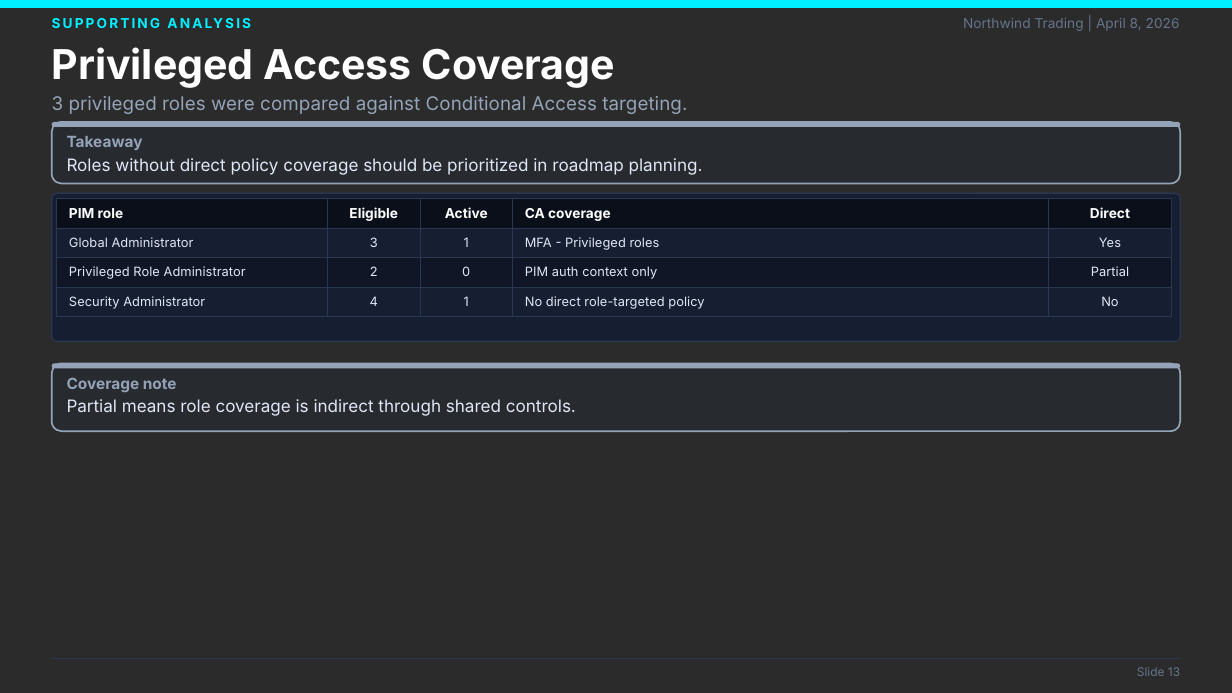
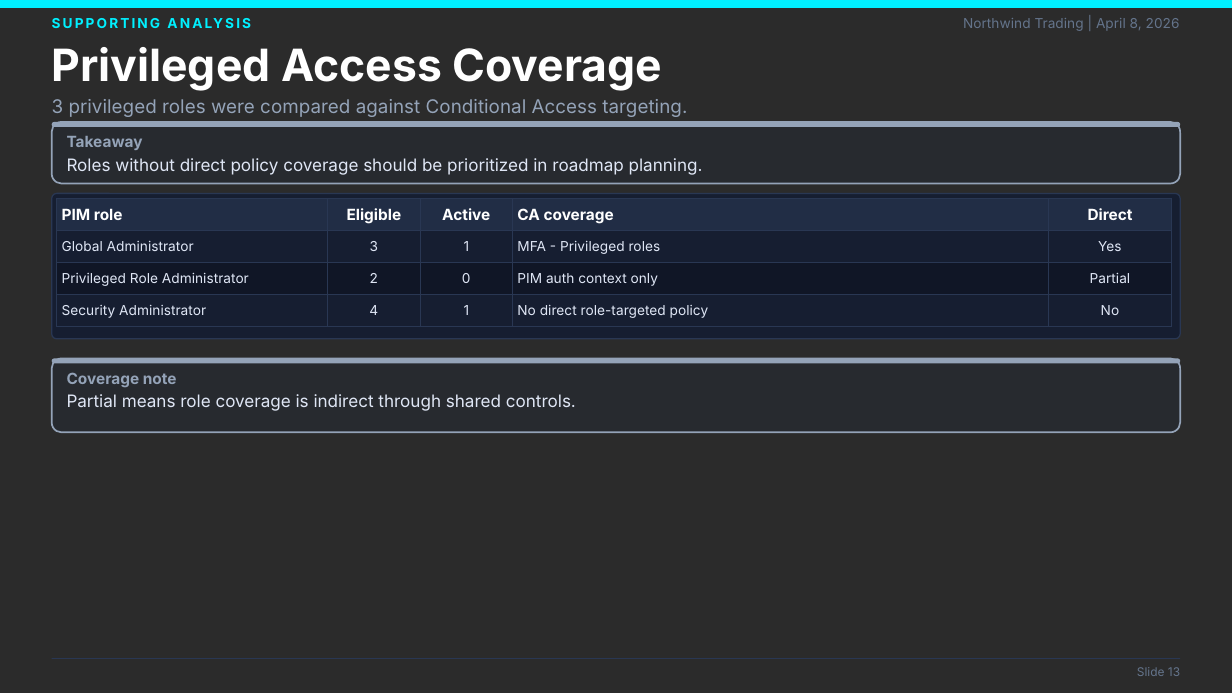
Before and after one commit to laroy-sh/ca-presentation, a slide deck: slide 13 of examples/sample/CA_Security_Posture_Report.sample.pptx. Drawn at 1232x693 pixels with LibreOffice and Linux fonts; fonts in the diff are those of the drawing; background and template pictures are left out; a plain dark background stands for a picture behind light text. Boxes give left, top, right and bottom in pixels: in the first picture for what was removed or moved away, otherwise in the second. Text is boxed around its words. In the diff, an @@ line names an element or a change of style, - is before the commit and + after.

Commit message:
style: redesign scorecard slide and polish presentation templates

```diff
--- a/examples/sample/CA_Security_Posture_Report.sample.pptx
+++ b/examples/sample/CA_Security_Posture_Report.sample.pptx
@@ text "Privileged Access Coverage" at [52,47,663,91]: size 24 to 26 pt @@
@@ rounded rectangle at [52,193,1180,339]: proportions changed @@
@@ table at [57,198,1172,334] @@
@@ fill #0A0F1A to #212D45 in row 1 @@
@@ size 8 to 9 pt in "PIM role", "Eligible", "Active", "CA coverage" and 1 more places @@
@@ size 7.5 to 8 pt in "Global Administrator", "3", "1", "MFA - Privileged roles" and 11 more places @@
@@ rounded rectangle: place and size @@
-rounded rectangle at [52,363,1180,368]
+rounded rectangle at [52,359,1180,363]
@@ rounded rectangle at [52,359,1180,432]: proportions changed @@
@@ rounded rectangle: place and size @@
-rounded rectangle at [52,363,1180,431]
+rounded rectangle at [52,359,1180,432]
@@ text "Coverage note": place and size @@
-text "Coverage note" at [67,377,177,392]
+text "Coverage note" at [67,372,177,387]
@@ text "Partial means role coverage is ...": place and size @@
-text "Partial means role coverage is ..." at [67,399,576,416]
+text "Partial means role coverage is ..." at [67,394,576,411]
```
Also in this commit, not shown: 26 other slides changed, 29 other files.
